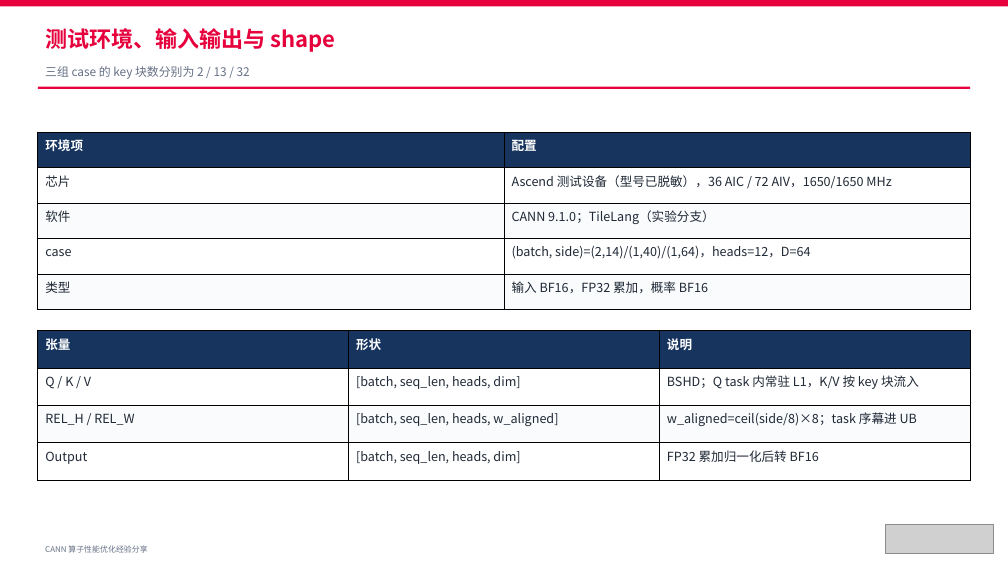
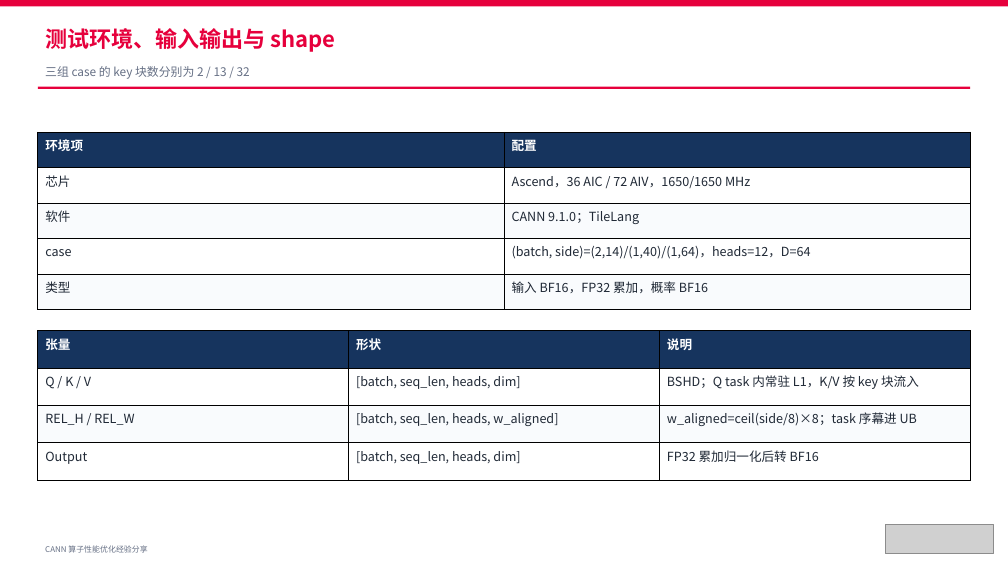
Before and after one commit to Chenyifei01/vllm_learning, a slide deck: slide 3 of attention融合算子优化报告/attention融合算子优化报告_脱敏版.pptx. Drawn at 1008x567 pixels with LibreOffice and Linux fonts; fonts in the diff are those of the drawing; grey boxes stand for pictures. Boxes give left, top, right and bottom in pixels: in the first picture for what was removed or moved away, otherwise in the second. Text is boxed around its words. In the diff, an @@ line names an element or a change of style, - is before the commit and + after.

```diff
--- a/attention融合算子优化报告/attention融合算子优化报告_脱敏版.pptx
+++ b/attention融合算子优化报告/attention融合算子优化报告_脱敏版.pptx
@@ table at (x1=38, y1=132, x2=971, y2=309) @@
-row 2, column 2: Ascend 测试设备（型号已脱敏），36 AIC / 72 AIV，1650/1650 MHz
+row 2, column 2: Ascend，36 AIC / 72 AIV，1650/1650 MHz
-row 3, column 2: CANN 9.1.0；TileLang（实验分支）
+row 3, column 2: CANN 9.1.0；TileLang
```
Also in this commit, not shown: 1 other slide changed, 1 other file.
